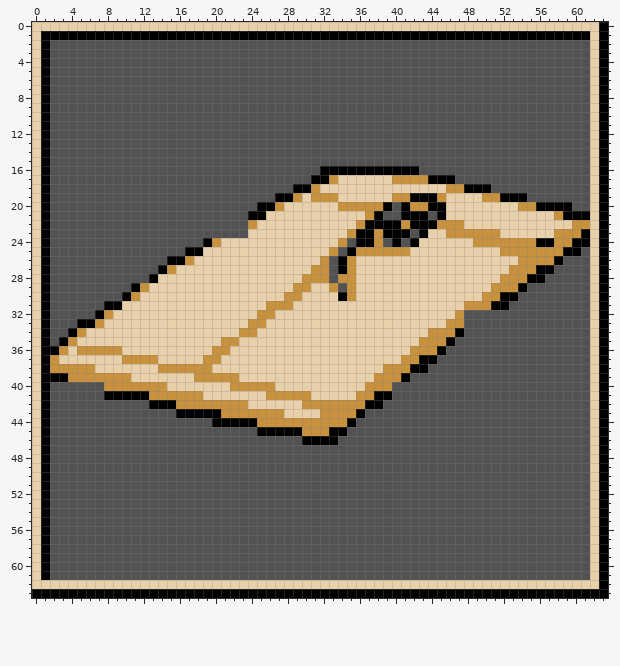
Pixel-art sprite: data/evidence/evidence_1.png. Above is the file before it was changed.
The file is 64x64 pixels.
The result:
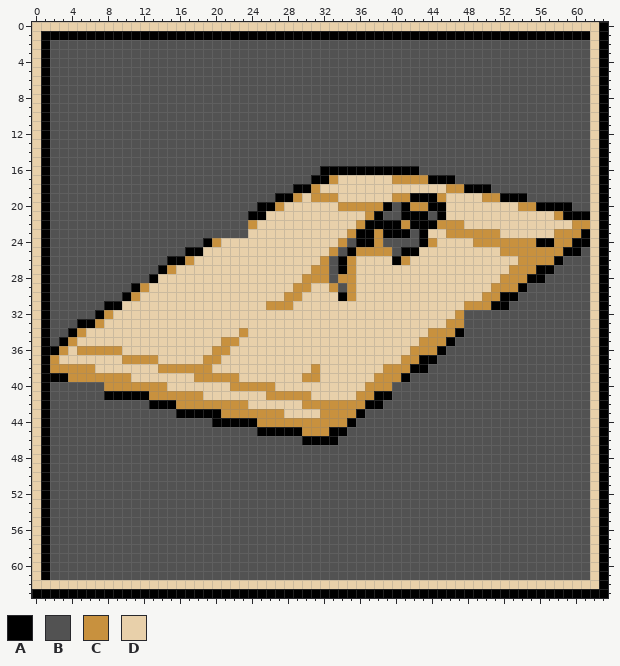
Palette (. is transparent): A #000000  B #525252  C #c8913e  D #e8d0aa
The exact change:
Changed rows in their new state; - is an unchanged pixel.
first column x 40:
24 B-BAC
25 BAA--
26 AC---
first column x 24:
32 -DD
33 DD-
34 D--
first column x 30:
38 -C
39 CC
Changed places in both pictures, as pixel boxes (x1, y1, x2, y2):
changed: (392, 238, 437, 265)
changed: (248, 310, 275, 337)
changed: (302, 364, 320, 382)
